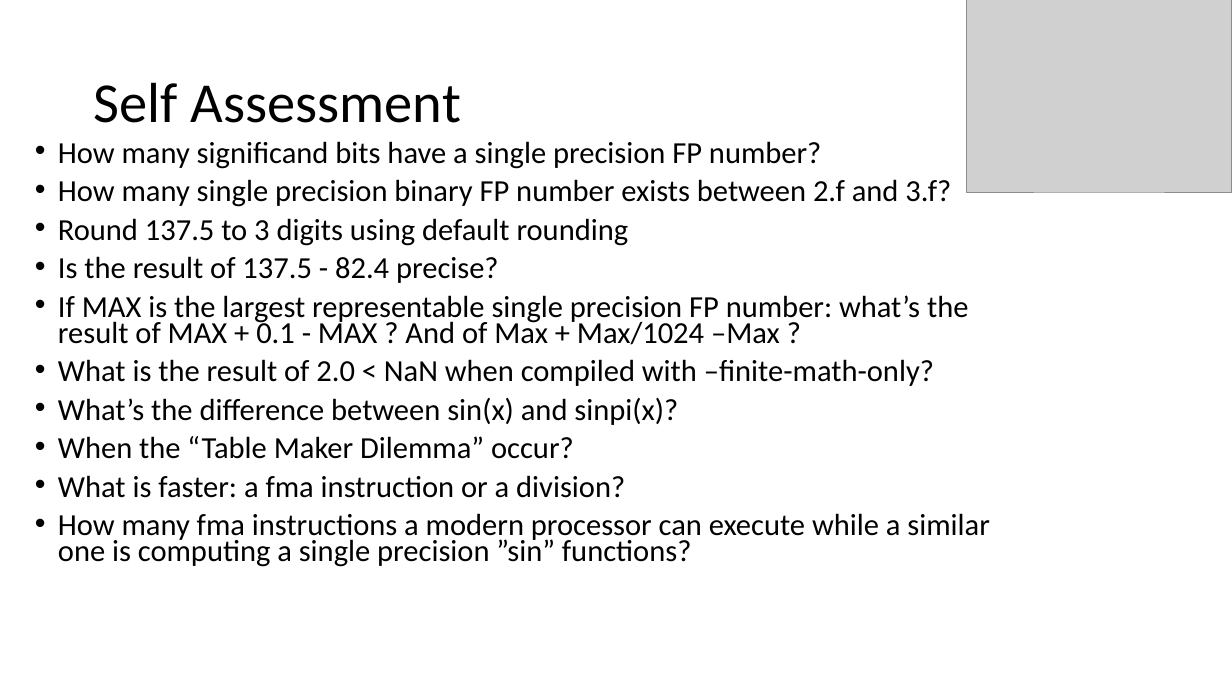
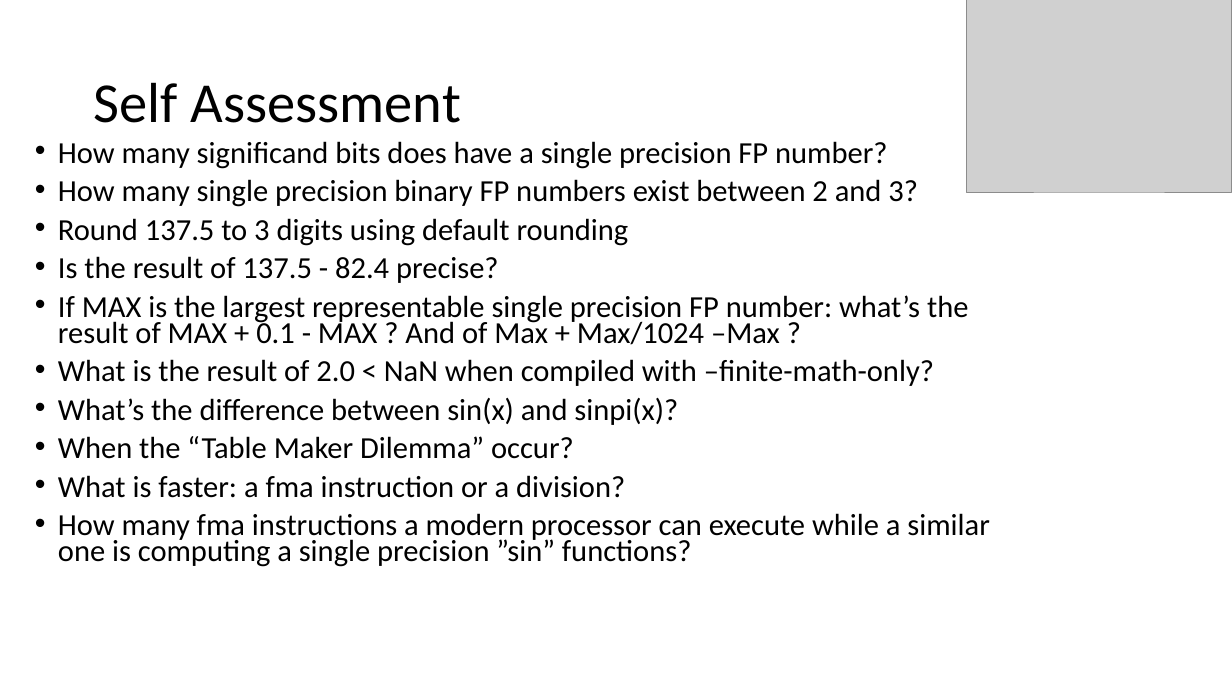
Before and after one commit to VinInn/FPCourse, a slide deck: slide 64 of Slides/FPforScientist.pptx. Drawn at 1232x693 pixels with LibreOffice and Linux fonts; fonts in the diff are those of the drawing; grey boxes stand for pictures. Boxes give left, top, right and bottom in pixels: in the first picture for what was removed or moved away, otherwise in the second. Text is boxed around its words. In the diff, an @@ line names an element or a change of style, - is before the commit and + after.

```diff
--- a/Slides/FPforScientist.pptx
+++ b/Slides/FPforScientist.pptx
@@ text at (58, 141, 918, 207): text changed @@
-• How many significand bits have a single precision FP number?
-• How many single precision binary FP number exists between 2.f and 3.f?
+• How many significand bits does have a single precision FP number?
+• How many single precision binary FP numbers exist between 2 and 3?
```
Also in this commit, not shown: 13 other slides changed.
